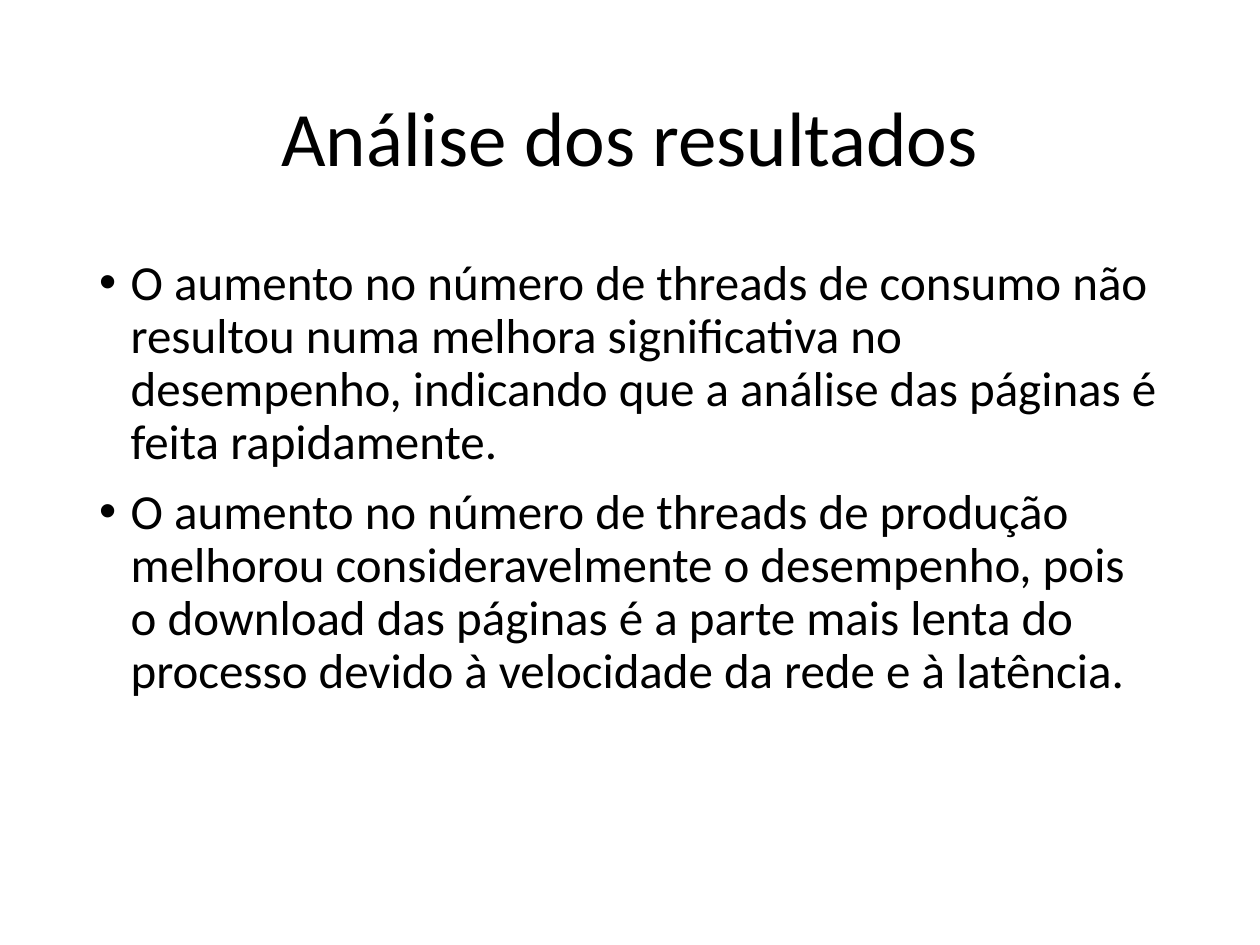
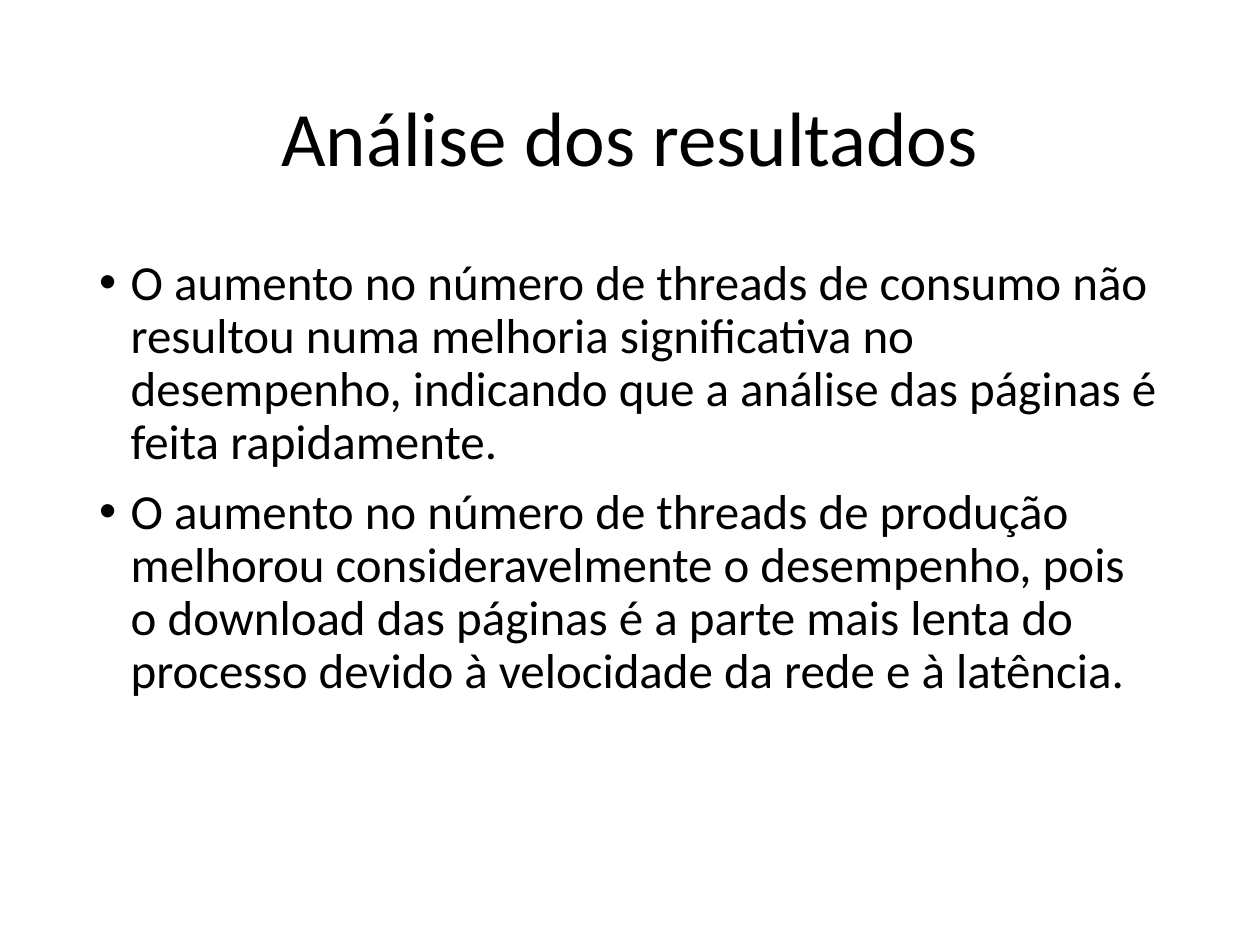
Before and after one commit to Baloes/stalker, a slide deck: slide 11 of Apresentação.pptx. Drawn at 1260x945 pixels with LibreOffice and Linux fonts; fonts in the diff are those of the drawing. Boxes give left, top, right and bottom in pixels: in the first picture for what was removed or moved away, otherwise in the second. Text is boxed around its words. In the diff, an @@ line names an element or a change of style, - is before the commit and + after.

```diff
--- a/Apresentação.pptx
+++ b/Apresentação.pptx
@@ text at (131, 266, 1156, 467): text changed @@
-• O aumento no número de threads de consumo não resultou numa melhora significativa no desempenho, indicando que a análise das páginas é feita rapidamente.
+• O aumento no número de threads de consumo não resultou numa melhoria significativa no desempenho, indicando que a análise das páginas é feita rapidamente.
```
Also in this commit, not shown: 1 other slide changed, 4 other files.
